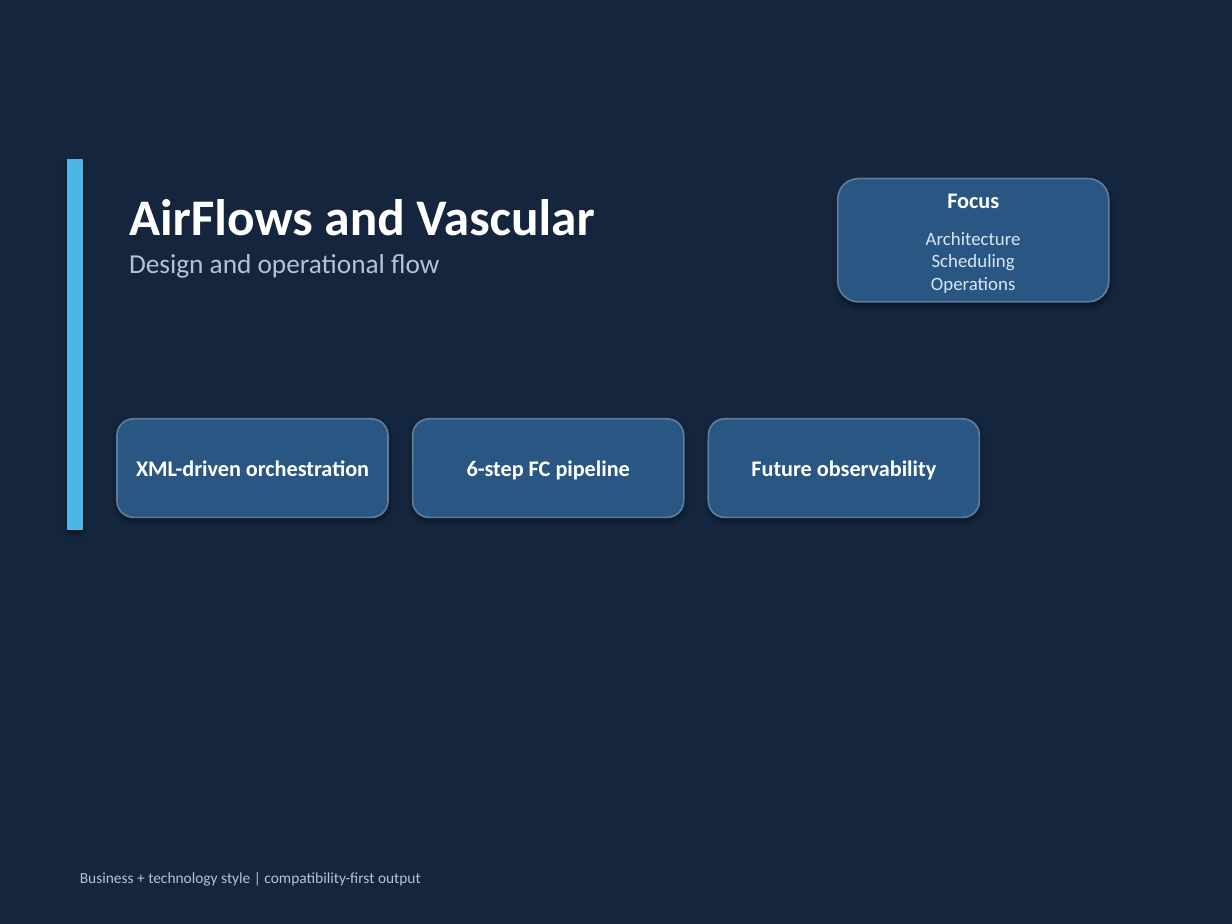
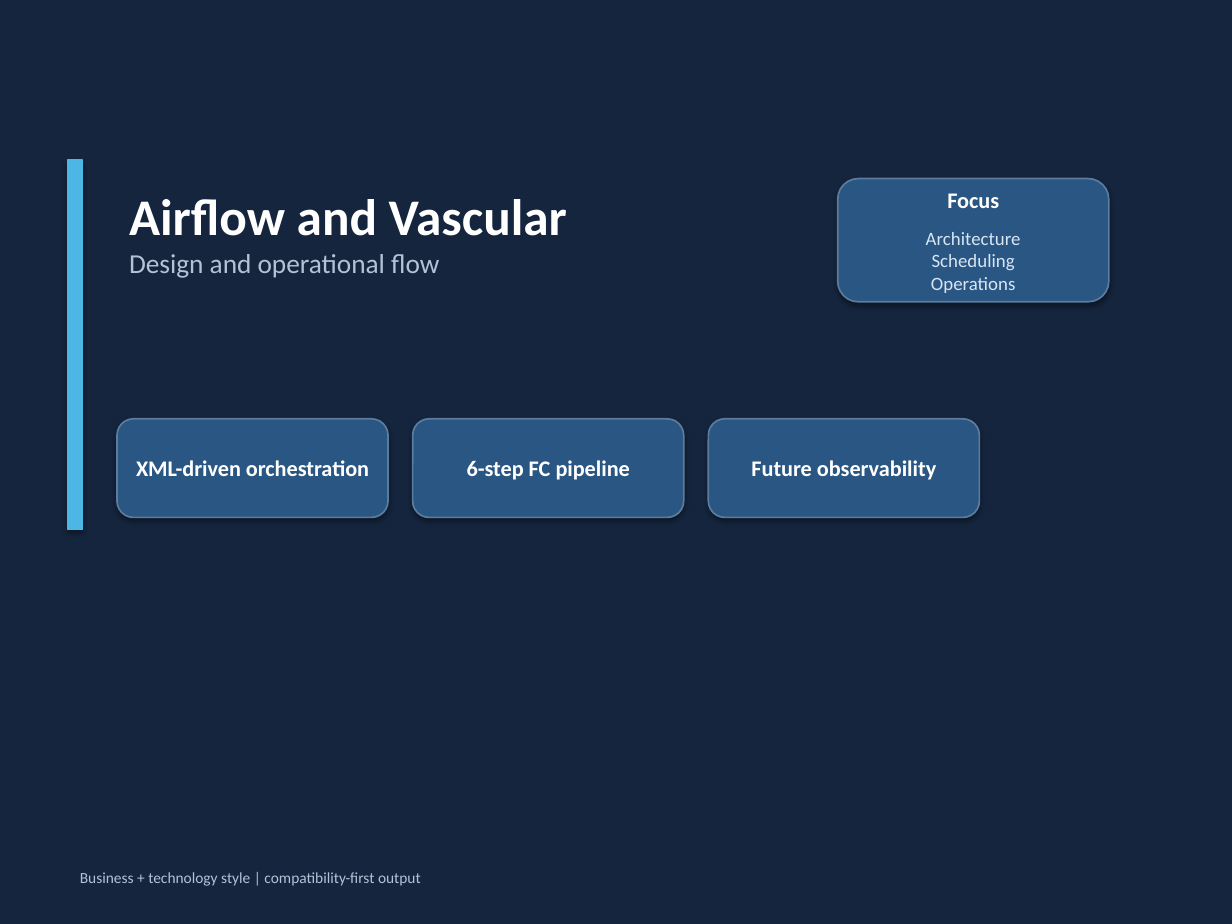
Before and after one commit to zipluxsky/vas, a slide deck: slide 1 of docs/Airflow_Vascular_Intro.pptx. Drawn at 1232x924 pixels with LibreOffice and Linux fonts; fonts in the diff are those of the drawing. Boxes give left, top, right and bottom in pixels: in the first picture for what was removed or moved away, otherwise in the second. Text is boxed around its words. In the diff, an @@ line names an element or a change of style, - is before the commit and + after.

```diff
--- a/docs/Airflow_Vascular_Intro.pptx
+++ b/docs/Airflow_Vascular_Intro.pptx
@@ text at [129, 199, 567, 236]: text changed @@
-AirFlows and Vascular
+Airflow and Vascular
```
Also in this commit, not shown: 10 other slides changed, 2 slides added.
